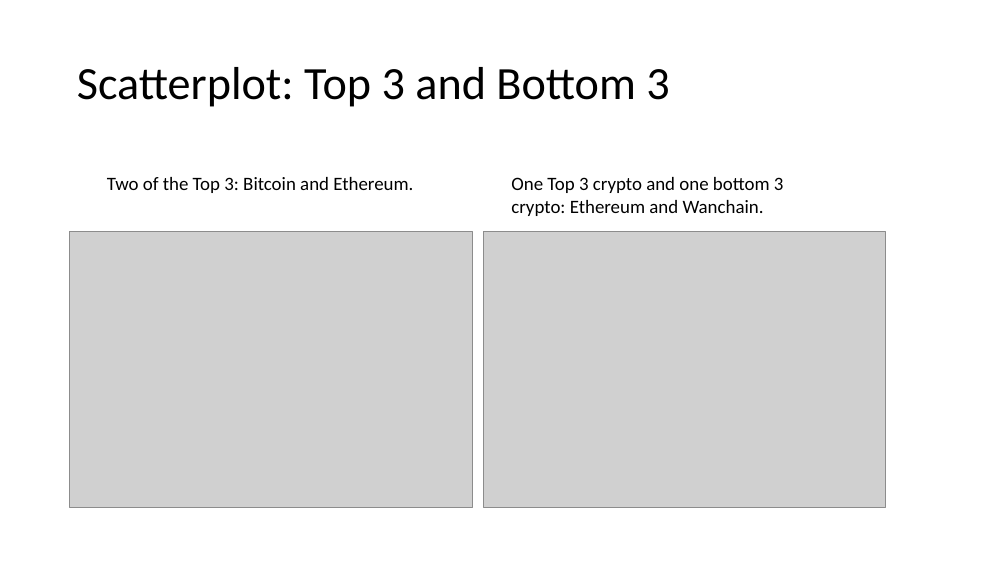
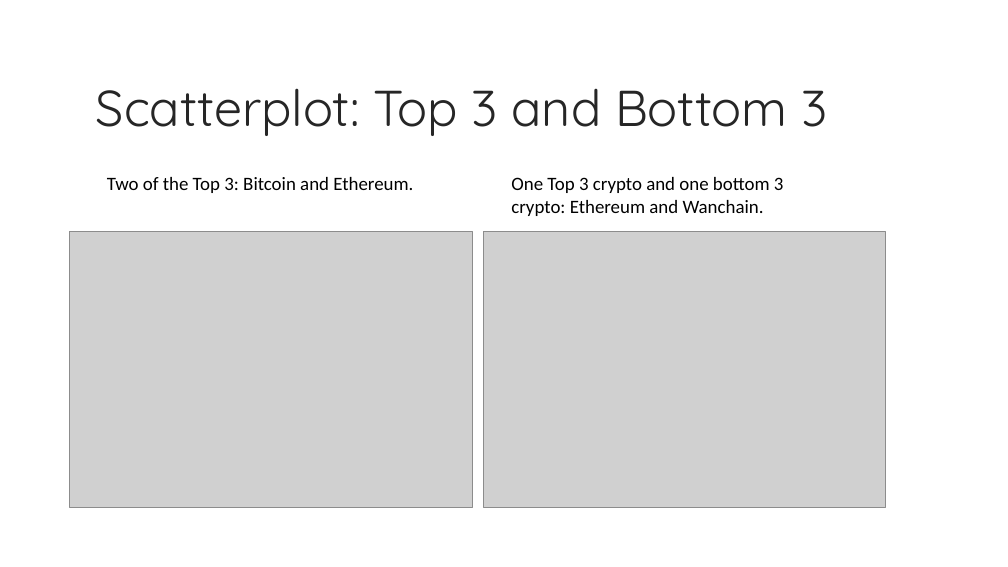
Before and after one commit to kevzha/CryptoAnalysis, a slide deck: slide 7 of Crypto Presentation.ppt. Drawn at 1008x567 pixels with LibreOffice and Linux fonts; fonts in the diff are those of the drawing; grey boxes stand for pictures; background and template pictures are left out. Boxes give left, top, right and bottom in pixels: in the first picture for what was removed or moved away, otherwise in the second. Text is boxed around its words. In the diff, an @@ line names an element or a change of style, - is before the commit and + after.

Commit message:
ppt formatting

```diff
--- a/Crypto Presentation.ppt
+++ b/Crypto Presentation.ppt
@@ title "Scatterplot: Top 3 and Bottom ..." moved from (x1=77, y1=67, x2=669, y2=107) to (x1=96, y1=88, x2=828, y2=136) @@
@@ title "Scatterplot: Top 3 and Bottom ..." at (x1=96, y1=88, x2=828, y2=136): size 44 to 48 pt, font Calibri to Quicksand, text colour #000000 to #262626 @@
```
Also in this commit, not shown: 10 other slides changed.
